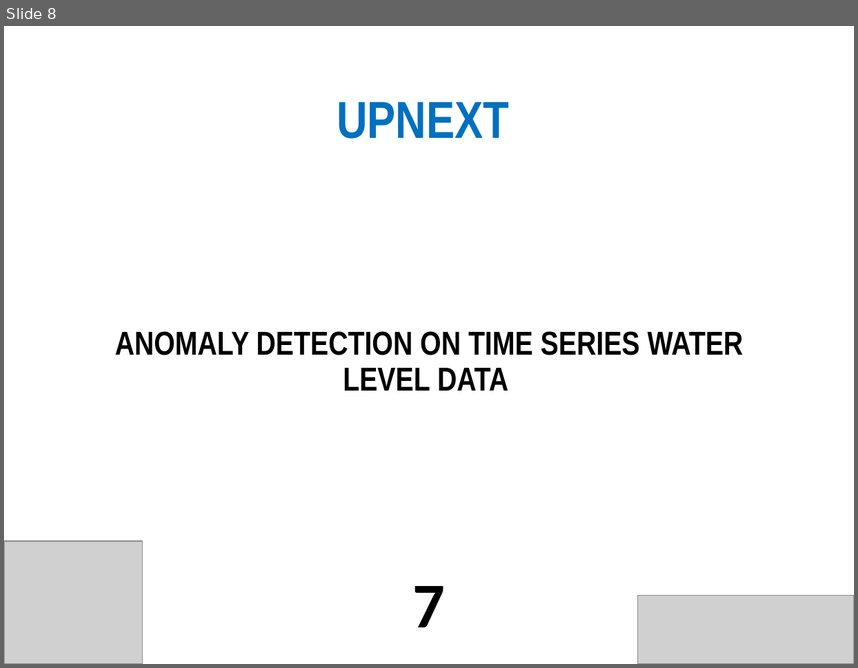
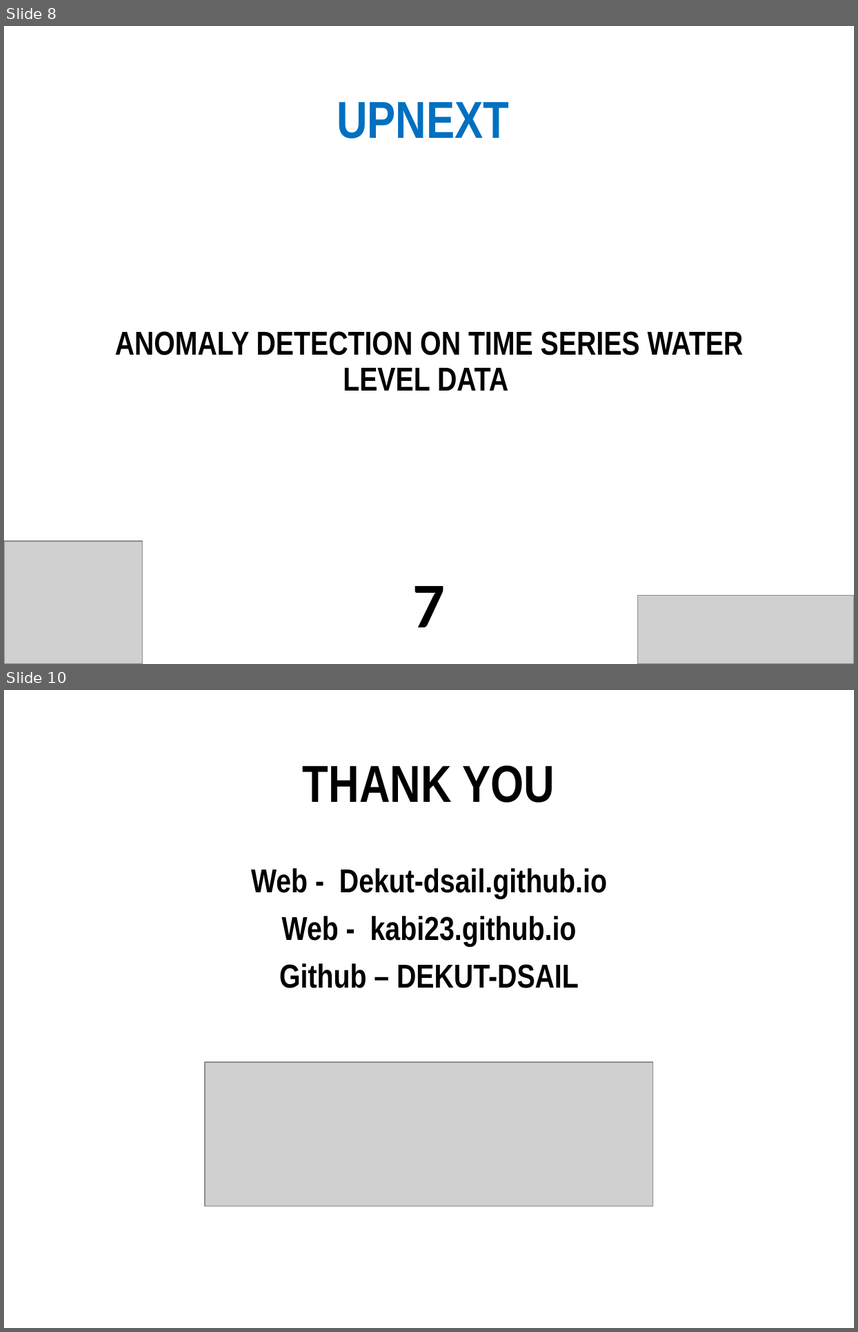
Before and after one commit to DeKUT-DSAIL/dsa2021, a slide deck: anomaly-detection/slides_dsa2021/Environmental Data Acquisition and Processing - DSA2021.pptx. Shown one above the other, each under a label of ours: slide 8 before the commit, slides 8 and 10 after it; the slides between them are not shown. The pictures are 858x668 and 858x1332 pixels, drawn with LibreOffice and Linux fonts; fonts in the diff are those of the drawing; grey boxes stand for pictures. Boxes give left, top, right and bottom in pixels: in the first picture for what was removed or moved away, otherwise in the second. Text is boxed around its words. In the diff, an @@ line names an element or a change of style, - is before the commit and + after.

```diff
--- a/anomaly-detection/slides_dsa2021/Environmental Data Acquisition and Processing - DSA2021.pptx
+++ b/anomaly-detection/slides_dsa2021/Environmental Data Acquisition and Processing - DSA2021.pptx
@@ slide 10 added at [4, 690, 854, 1328], background #FFFFFF @@
@@ title added at [303, 765, 555, 802], 44 pt, text #000000, bold @@
+THANK YOU
@@ text added at [251, 868, 607, 988], 28 pt, text #000000, bold @@
+Web - Dekut-dsail.github.io
+Web - kabi23.github.io
+Github – DEKUT-DSAIL
@@ picture added at [205, 1063, 653, 1206] @@
```
Also in this commit, not shown: 1 slide changed, 1 other slide added, 3 other files.
